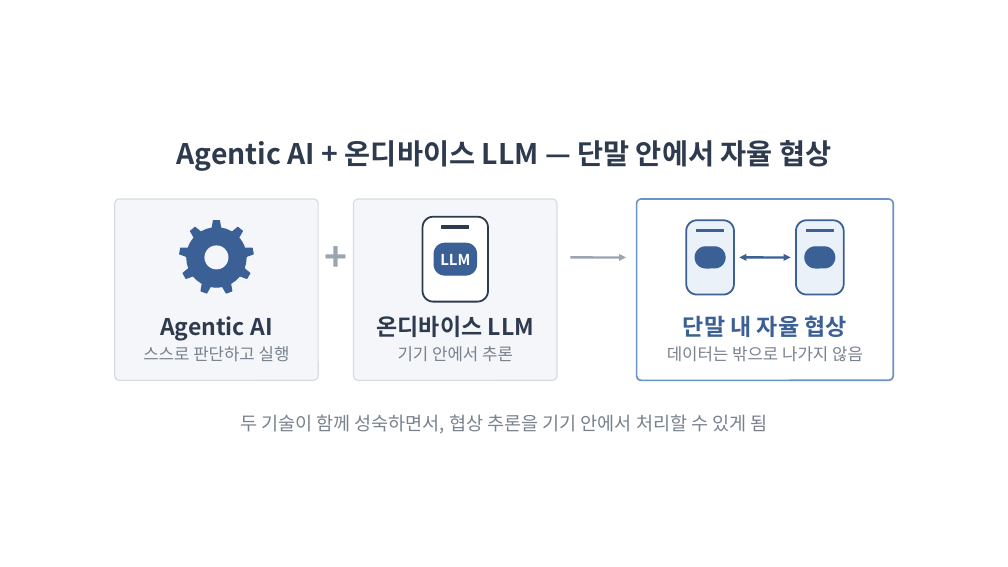
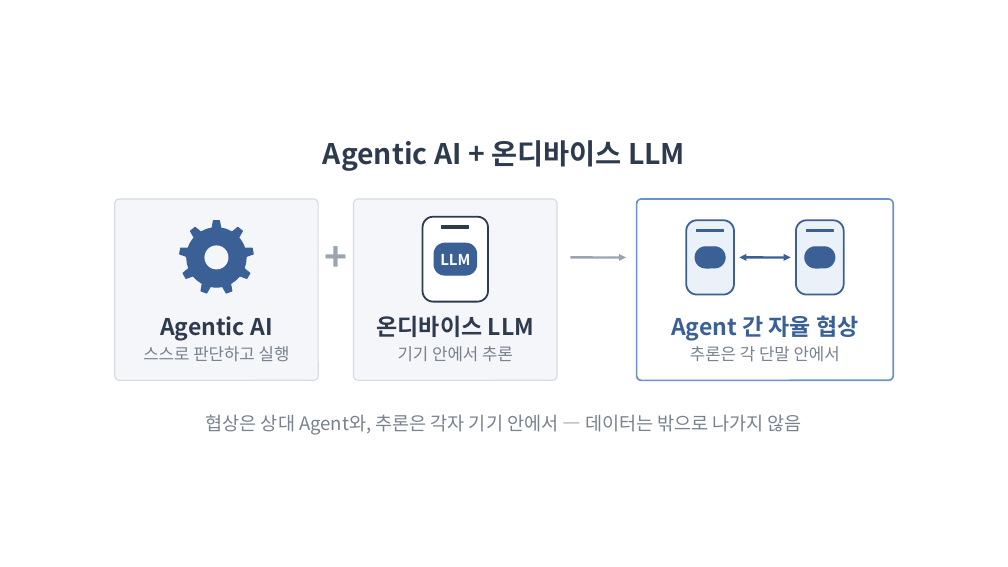
Before and after one commit to byeol07-mom/architect-teamproject, a slide deck: slide 4 of docs/slides/images/기술환경-도식.pptx. Drawn at 1008x567 pixels with LibreOffice and Linux fonts; fonts in the diff are those of the drawing. Boxes give left, top, right and bottom in pixels: in the first picture for what was removed or moved away, otherwise in the second. Text is boxed around its words. In the diff, an @@ line names an element or a change of style, - is before the commit and + after.

```diff
--- a/docs/slides/images/기술환경-도식.pptx
+++ b/docs/slides/images/기술환경-도식.pptx
@@ text at box(323, 140, 685, 171): text changed @@
-Agentic AI + 온디바이스 LLM — 단말 안에서 자율 협상
+Agentic AI + 온디바이스 LLM
@@ text at box(671, 315, 858, 341): text changed @@
-단말 내 자율 협상
+Agent 간 자율 협상
@@ text at box(690, 346, 840, 362): text changed @@
-데이터는 밖으로 나가지 않음
+추론은 각 단말 안에서
@@ text at box(206, 414, 802, 435): text changed @@
-두 기술이 함께 성숙하면서, 협상 추론을 기기 안에서 처리할 수 있게 됨
+협상은 상대 Agent와, 추론은 각자 기기 안에서 — 데이터는 밖으로 나가지 않음
```
Also in this commit, not shown: 5 other files.
